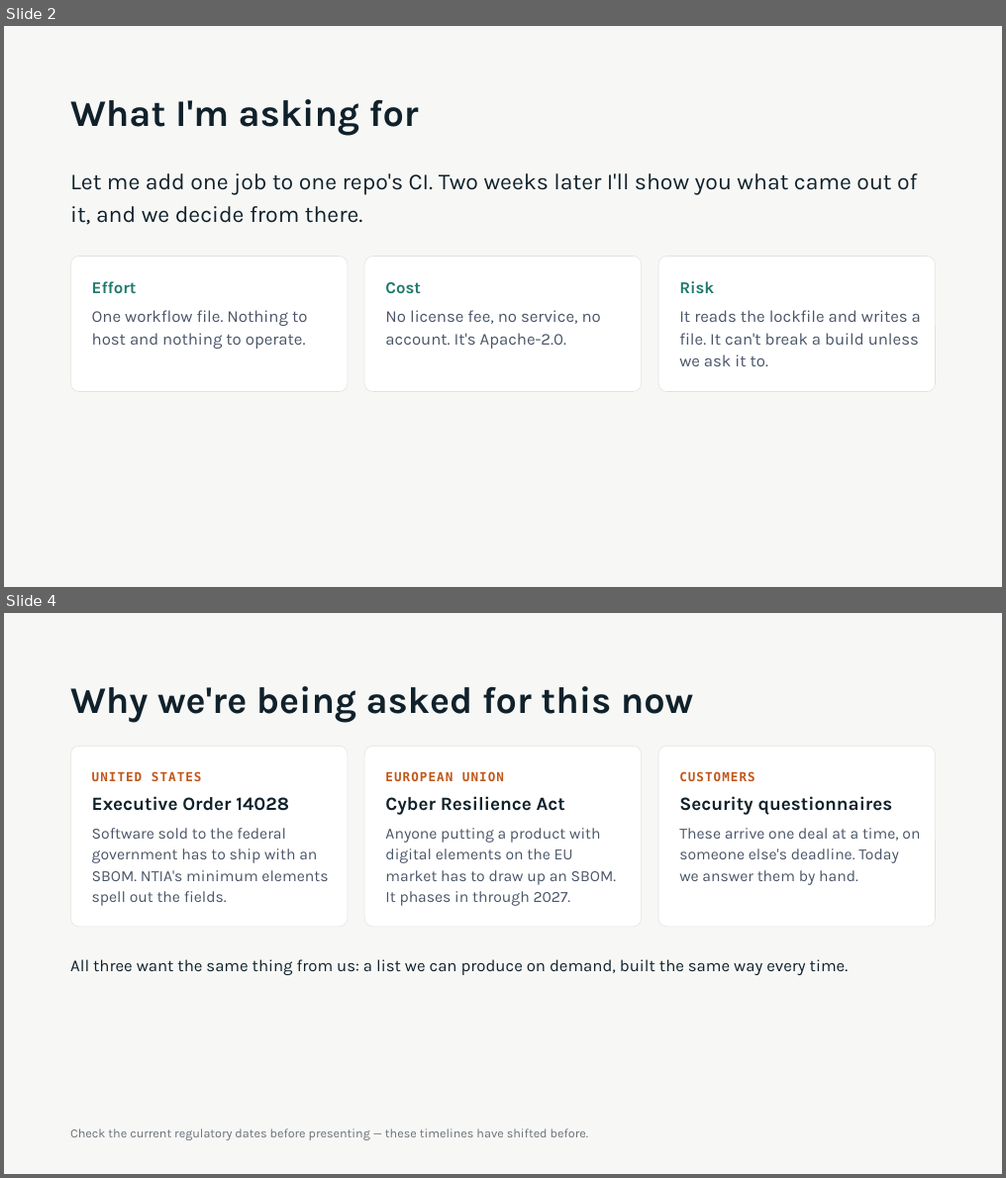
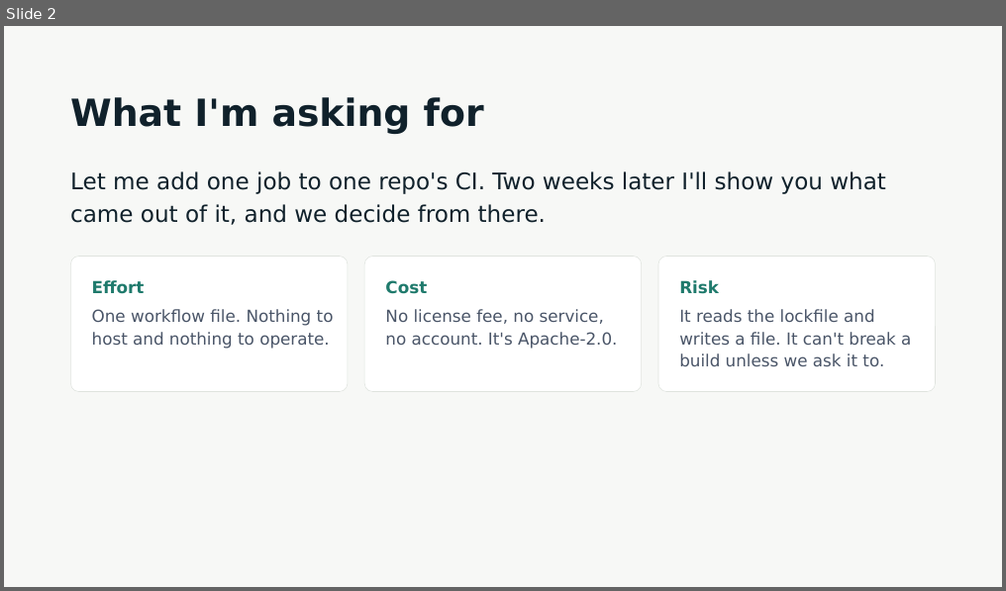
Before and after one commit to actions-marketplace-validations/millsks_pixi-sbom, a slide deck: docs/presentations/engineering-management/pixi-sbom-engineering.pptx. Shown one above the other, each under a label of ours: slides 2 and 4 before the commit, slide 2 after it; the slides between them are not shown. The pictures are 1006x1178 and 1006x591 pixels, drawn with LibreOffice and Linux fonts; fonts in the diff are those of the drawing. Boxes give left, top, right and bottom in pixels: in the first picture for what was removed or moved away, otherwise in the second. Text is boxed around its words. In the diff, an @@ line names an element or a change of style, - is before the commit and + after.

```diff
--- a/docs/presentations/engineering-management/pixi-sbom-engineering.pptx
+++ b/docs/presentations/engineering-management/pixi-sbom-engineering.pptx
@@ slide 4 removed at bbox=[4, 613, 1002, 1174], background #F7F8F6 @@
@@ text removed at bbox=[70, 686, 694, 722] @@
-Why we're being asked for this now
@@ rounded rectangle removed at bbox=[70, 747, 348, 928] @@
@@ rounded rectangle removed at bbox=[364, 747, 642, 928] @@
@@ rounded rectangle removed at bbox=[658, 747, 936, 928] @@
@@ text removed at bbox=[92, 771, 202, 781] @@
-UNITED STATES
@@ text removed at bbox=[385, 771, 504, 781] @@
-EUROPEAN UNION
@@ text removed at bbox=[679, 771, 754, 781] @@
-CUSTOMERS
@@ text removed at bbox=[92, 796, 289, 811] @@
-Executive Order 14028
@@ text removed at bbox=[385, 796, 565, 815] @@
-Cyber Resilience Act
@@ text removed at bbox=[679, 796, 893, 815] @@
-Security questionnaires
@@ text removed at bbox=[92, 828, 328, 906] @@
-Software sold to the federal government has to ship with an SBOM. NTIA's minimum elements spell out the fields.
@@ text removed at bbox=[385, 828, 617, 906] @@
-Anyone putting a product with digital elements on the EU market has to draw up an SBOM. It phases in through 2027.
@@ text removed at bbox=[679, 828, 920, 885] @@
-These arrive one deal at a time, on someone else's deadline. Today we answer them by hand.
@@ text removed at bbox=[70, 959, 848, 975] @@
-All three want the same thing from us: a list we can produce on demand, built the same way every time.
@@ text removed at bbox=[70, 1129, 588, 1141] @@
-Check the current regulatory dates before presenting — these timelines have shifted before.
@@ slide 2 changed as well @@
@@ font Karla to DejaVu Sans in 8 elements at bbox=[70, 172, 886, 225], bbox=[92, 280, 145, 294], bbox=[385, 280, 427, 294], bbox=[679, 280, 719, 294], bbox=[679, 309, 911, 367], bbox=[92, 309, 334, 349], bbox=[385, 309, 617, 349], bbox=[70, 97, 484, 134] @@
```
Also in this commit, not shown: 10 other slides changed, 1 slide added, 16 other files.
